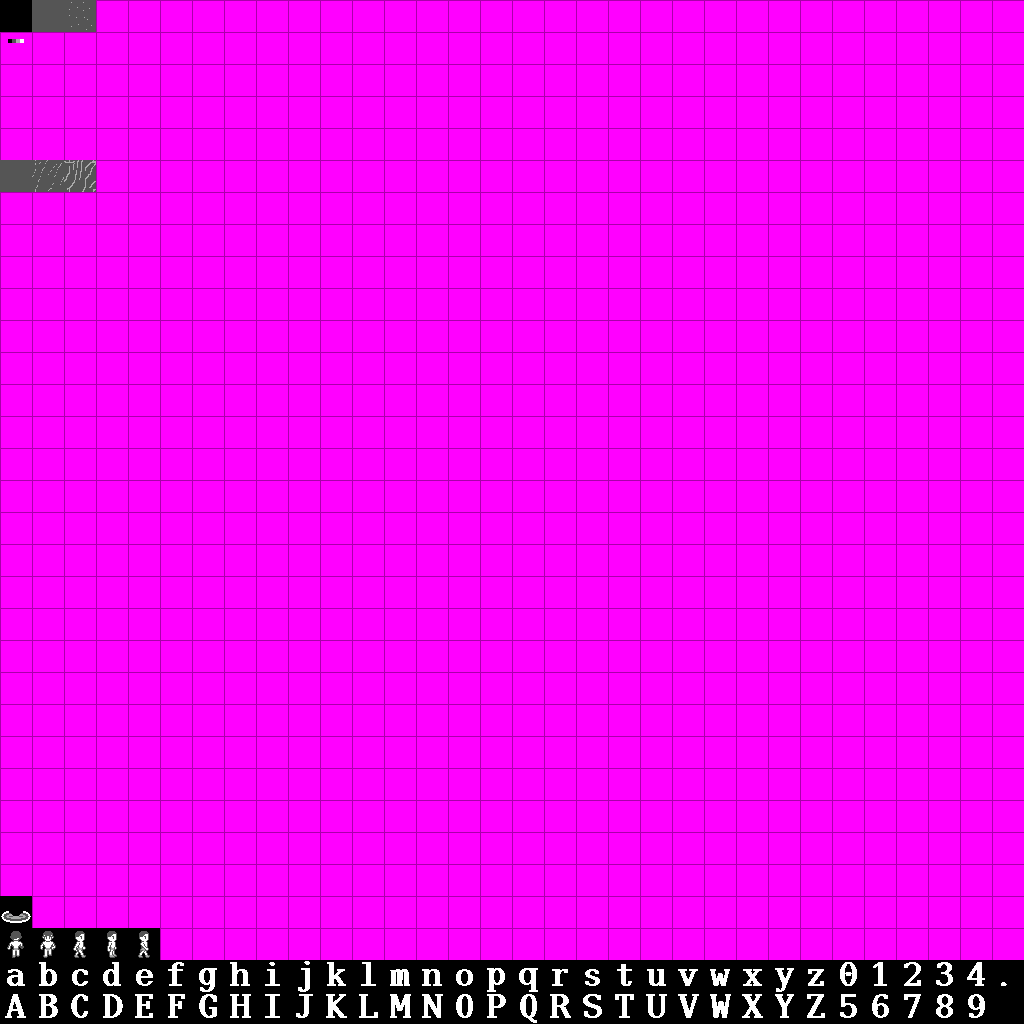
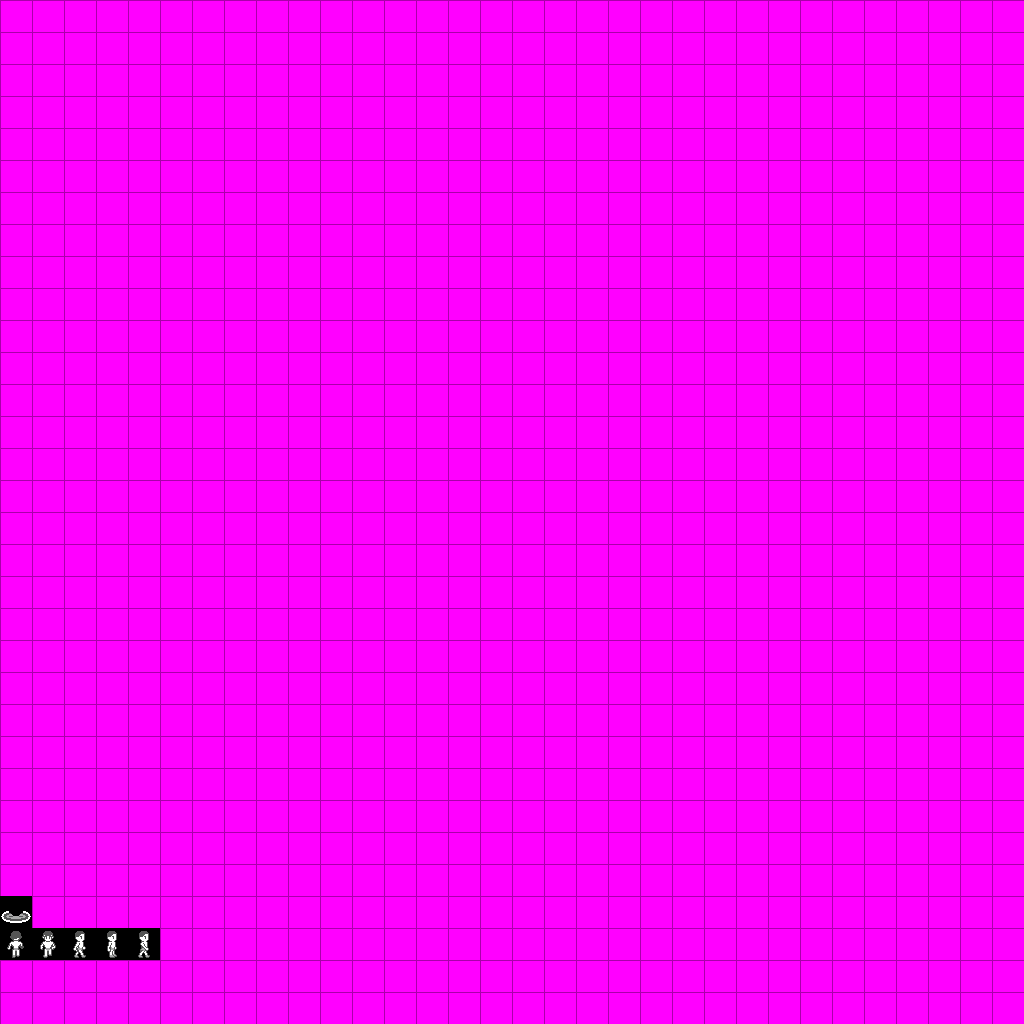
Layered file, before and after one edit (w=1024, h=1024). Changes by layer:
hid group "Font" (5 layers) over [left=0, top=960, right=1024, bottom=1024]
hid group "Animated Tiles" (3 layers) over [left=0, top=160, right=96, bottom=192]
hid group "Basic Tiles" (3 layers) over [left=0, top=0, right=96, bottom=32]
hid "Base Colors" over [left=8, top=39, right=24, bottom=43]
